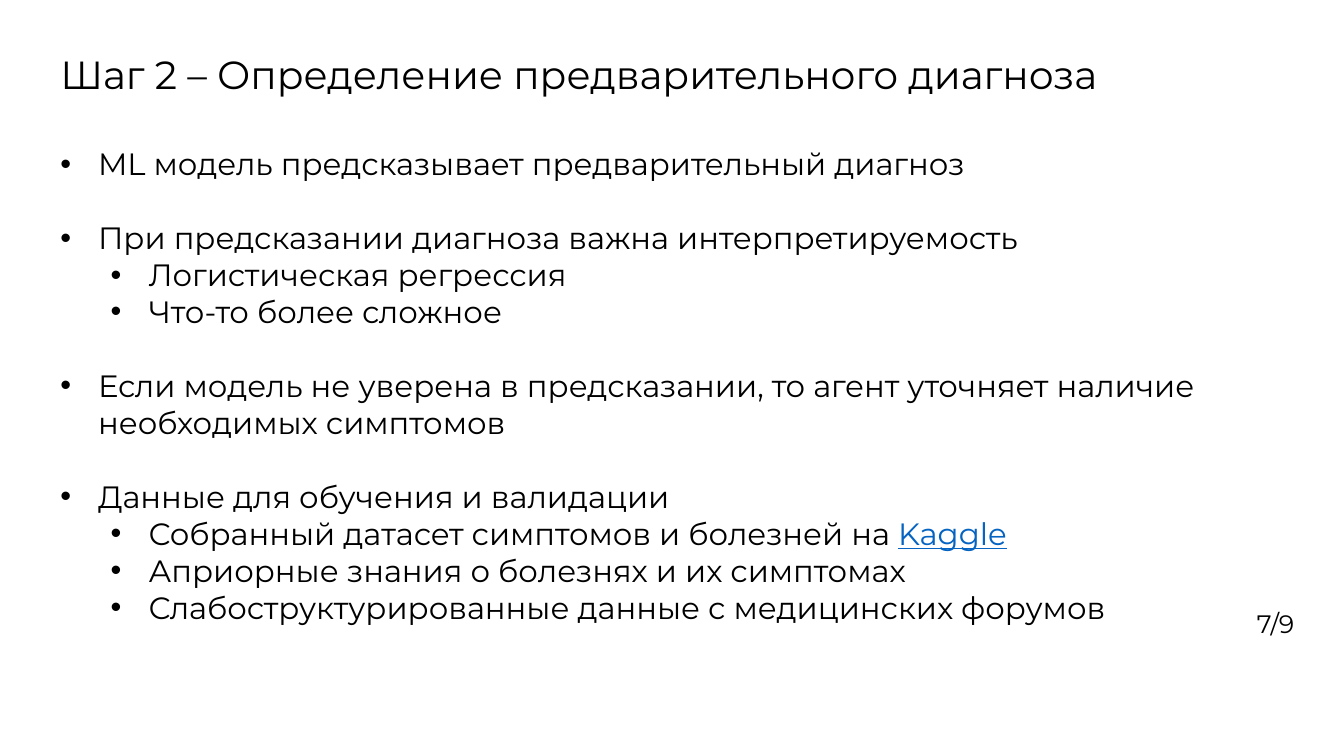
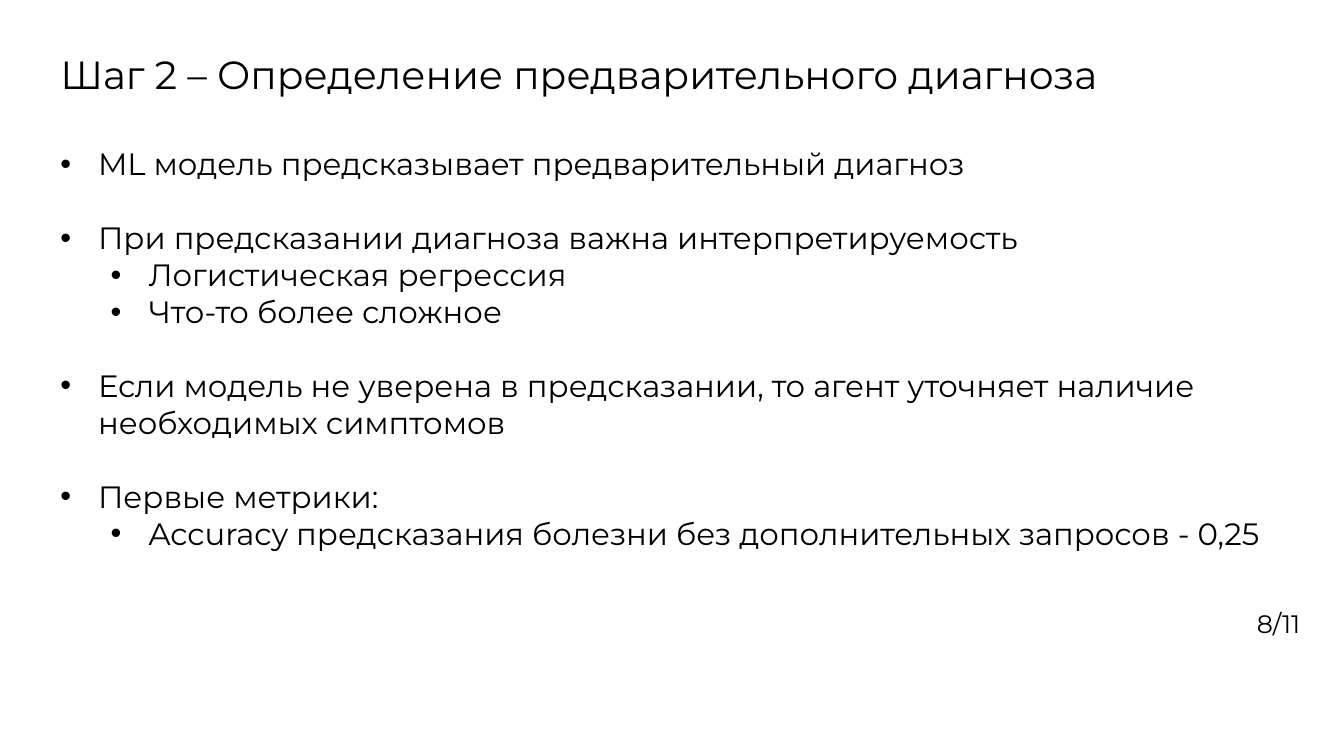
Before and after one commit to NIRMA-PATIENT-INTAKE/disease, a slide deck: slide 8 of presentation materials/КМУ/Егоров М.П, ПогребнойД.А. АРХАРХИТЕКТУРА МОДУЛЯ ЯЗЫКОВОЙ МОДЕЛИ ДЛЯ ПРЕДСКАЗАНИЯ.pptx (slide 7 before the commit). Drawn at 1344x756 pixels with LibreOffice and Linux fonts; fonts in the diff are those of the drawing; background and template pictures are left out. Boxes give left, top, right and bottom in pixels: in the first picture for what was removed or moved away, otherwise in the second. Text is boxed around its words. In the diff, an @@ line names an element or a change of style, - is before the commit and + after.

Commit message:
Update presentation for CYS

```diff
--- a/presentation materials/КМУ/Егоров М.П, ПогребнойД.А. АРХАРХИТЕКТУРА МОДУЛЯ ЯЗЫКОВОЙ МОДЕЛИ ДЛЯ ПРЕДСКАЗАНИЯ.pptx
+++ b/presentation materials/КМУ/Егоров М.П, ПогребнойД.А. АРХАРХИТЕКТУРА МОДУЛЯ ЯЗЫКОВОЙ МОДЕЛИ ДЛЯ ПРЕДСКАЗАНИЯ.pptx
@@ text at [98, 486, 1260, 551]: text changed @@
-• Данные для обучения и валидации
-  • Собранный датасет симптомов и болезней на Kaggle
-  • Априорные знания о болезнях и их симптомах
-  • Слабоструктурированные данные с медицинских форумов
+• Первые метрики:
+  • Accuracy предсказания болезни без дополнительных запросов - 0,25
@@ text at [1257, 611, 1300, 636]: text changed @@
-7/9
+8/11
```
Also in this commit, not shown: 6 other slides changed, 2 slides added, 2 other files.
